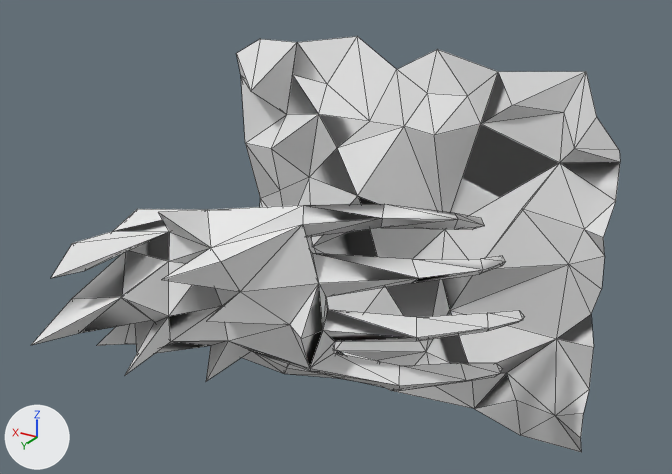
The OBJ model model.obj as it was, and as the next commit left it.
The view is the same before and after, from a camera (50 mm lens) standing at (-1.8, 4.61, 3.7) and looking at (2.03, -1.77, 0.51). Every picture has the same lights, and +X, +Y and +Z are marked at lower left. Mesh edges are drawn as thin lines. Where no turn or scale is listed for an object, it has been applied to the vertices.

The older version as bpy lines, for what is in view:
```python
me_model = bpy.data.meshes.new('model')
me_model.from_pydata(...)  # 201 vertices, 364 faces; spans x 0.0..4.04, y -3.32..0.42, z -1.91..1.93
me_model.materials.append(mat_null)  # white #e7e7e7
ob_model = bpy.data.objects.new('model', me_model)
ob_model.location = (0.0, 0.0, 0.0)
```
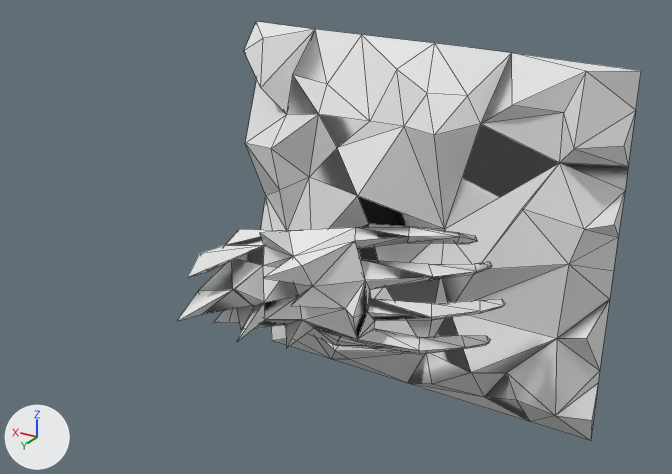
Boxes (x1, y1, x2, y2) around the edits, measured in the pictures (672 x 474 px; the box of a moved part takes in the faces that stretch with it):
'model', reshaped (21% narrower)
    before: (31, 36, 620, 452)
    after: (177, 22, 641, 441)
part 1 of me_model, moved or reshaped
    before: (31, 204, 524, 391)
    after: (177, 227, 505, 354)
part 2 of me_model, moved or reshaped
    before: (237, 36, 620, 452)
    after: (244, 22, 641, 441)

What the commit changed:
me_model is used by ob_model.
me_model had 201 vertices, 364 faces and spanned x 0.0..4.04, y -3.32..0.42, z -1.91..1.93.
me_model now has 205 vertices, 379 faces, 2 loose edges and spans x -0.01..3.96, y -3.48..-0.5, z -1.93..1.94.
me_model part 1: the loose piece of 125 vertices spanning x 0.47..4.04, y -2.47..0.42, z -1.27..0.97 is scaled about its middle by 0.7, then moved by (-0.32, -0.49, 0.05).
Part 2, on me_model:
30 vertices are removed from x 0.0..3.96, y -3.32..-2.78, z -1.91..1.93.
57 faces are deleted.
34 vertices are added at x -0.01..3.96, y -3.48..-2.95, z -1.93..1.94.
2 loose edges are added.
72 new faces join them.
